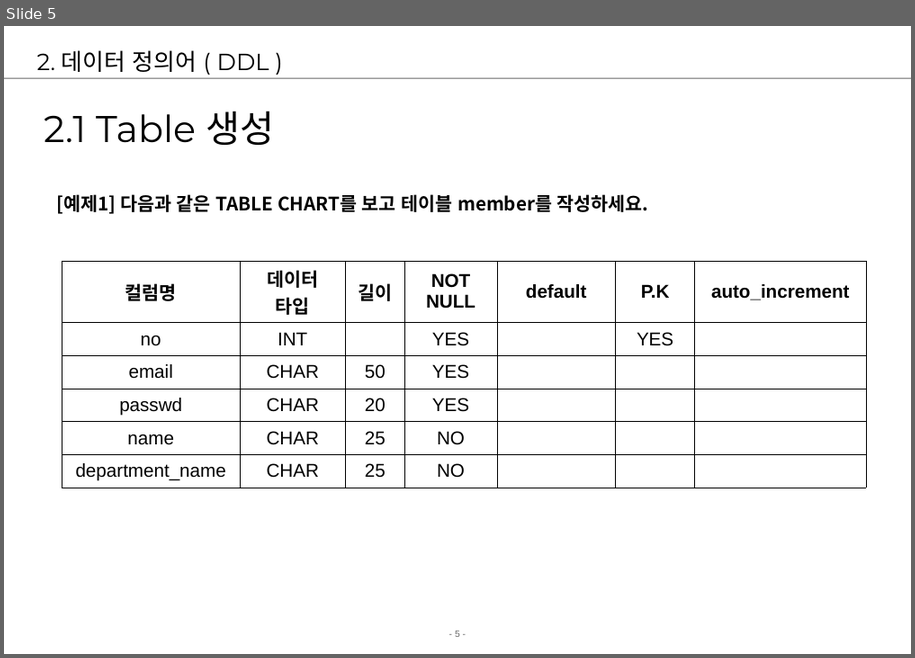
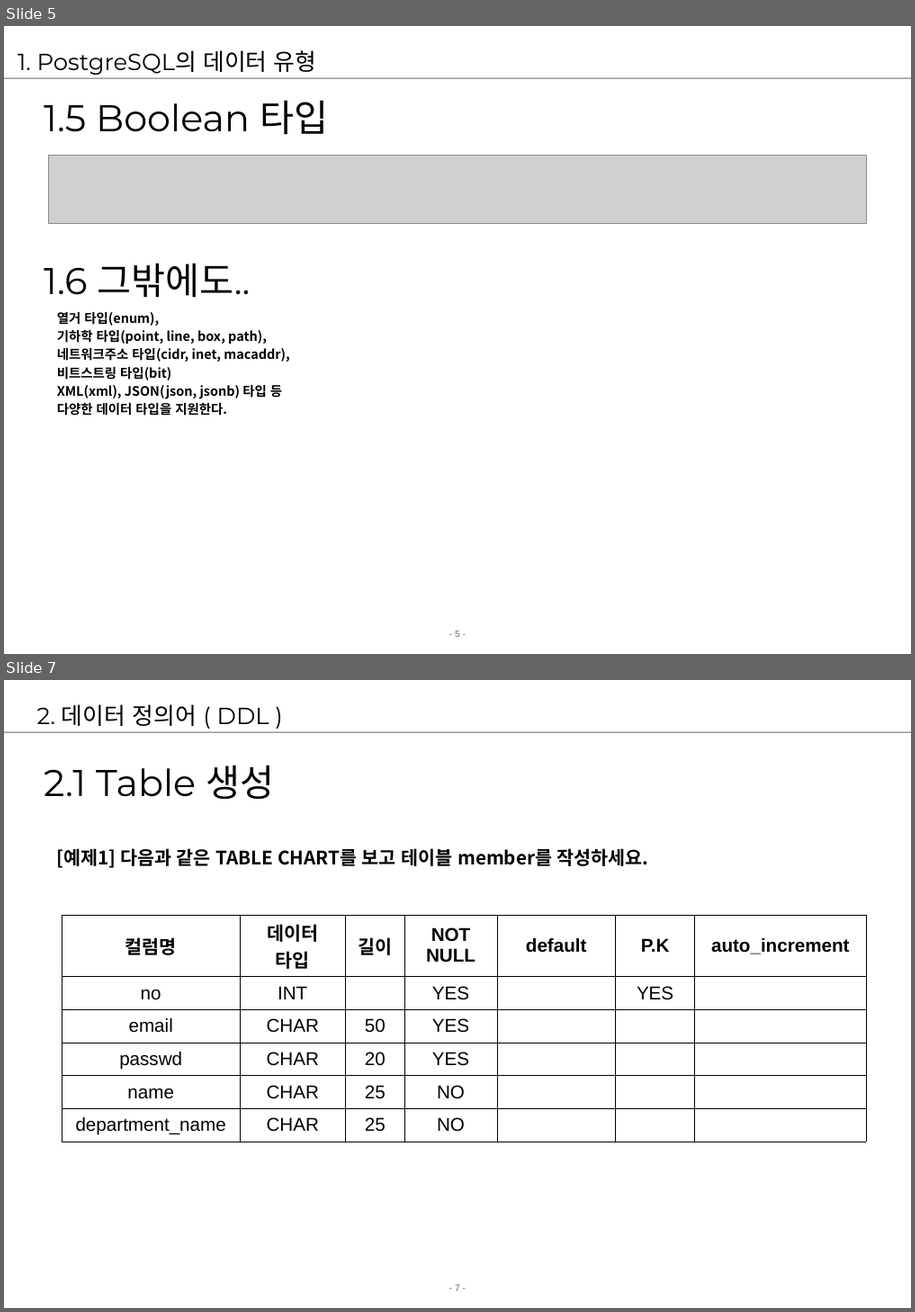
Before and after one commit to jungeunlee95/cafe24-TIL, a slide deck: 2 강의자료/02.강의/5. postgresql/postgresql3-DDLDML.ppt. Shown one above the other, each under a label of ours: slide 5 before the commit, slides 5 and 7 after it; the slides between them are not shown. The pictures are 915x658 and 915x1312 pixels, drawn with LibreOffice and Linux fonts; fonts in the diff are those of the drawing; grey boxes stand for pictures; background and template pictures are left out. Boxes give left, top, right and bottom in pixels: in the first picture for what was removed or moved away, otherwise in the second. Text is boxed around its words. In the diff, an @@ line names an element or a change of style, - is before the commit and + after.

```diff
--- a/2 강의자료/02.강의/5. postgresql/postgresql3-DDLDML.ppt
+++ b/2 강의자료/02.강의/5. postgresql/postgresql3-DDLDML.ppt
@@ slide 5 added at [4,26,911,654], background #FFFFFF; not listed: 2 template elements that a slide beside it also shows @@
@@ title added at [18,50,317,75], 20 pt, text #000000 @@
+1. PostgreSQL의 데이터 유형
@@ text added at [44,100,328,135], 32 pt, text #000000 @@
+1.5 Boolean 타입
@@ picture added at [48,156,865,223] @@
@@ text added at [44,263,251,298], 32 pt, text #000000 @@
+1.6 그밖에도..
@@ text added at [57,312,289,416], 11.2 pt, text #000000, bold @@
+열거 타입(enum),
+기하학 타입(point, line, box, path),
+네트워크주소 타입(cidr, inet, macaddr),
+비트스트링 타입(bit)
+XML(xml), JSON(json, jsonb) 타입 등
+다양한 데이터 타입을 지원한다.
@@ what was slide 5 is now slide 7 @@
@@ page number at [455,1285,460,1291]: text changed @@
-- 5 -
+- 7 -
```
Also in this commit, not shown: 1 slide changed, 3 other slides added, 2 slides removed, 35 other files.
